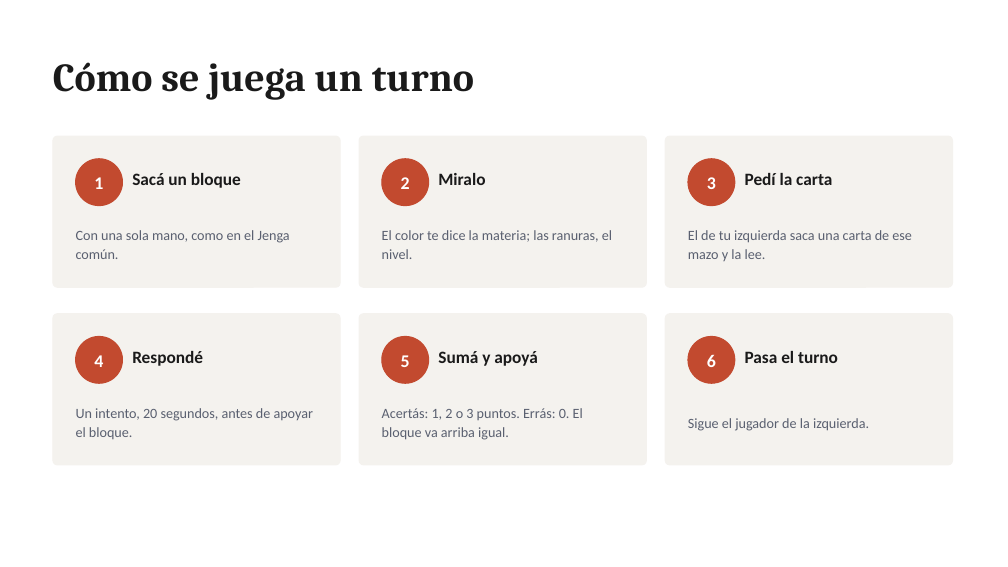
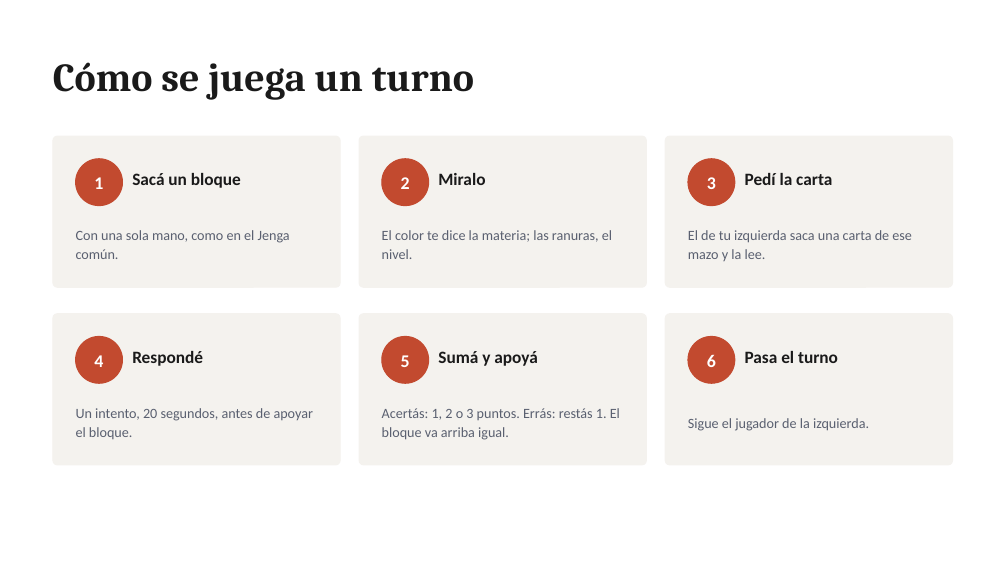
Before and after one commit to gonzabarde/Juego-Nieto, a slide deck: slide 6 of presentacion/Jenga_de_Cultura_General.pptx. Drawn at 1008x567 pixels with LibreOffice and Linux fonts; fonts in the diff are those of the drawing. Boxes give left, top, right and bottom in pixels: in the first picture for what was removed or moved away, otherwise in the second. Text is boxed around its words. In the diff, an @@ line names an element or a change of style, - is before the commit and + after.

Commit message:
Dos cambios de reglas: errar resta 1 punto y bono por las 5 materias
Simulando 2000 partidas aparecieron dos problemas de diseno:

1. Los bloques de nivel 1 se elegian el 2,1% de las veces. Como fallar no
   costaba nada, siempre convenia el bloque mas dificil que se pudiera
   alcanzar: el nivel 2 le gana al nivel 1 desde que sabes mas del 32% de
   la materia. La eleccion de dificultad no era una decision real.

2. Cada jugador acertaba cartas de 1,4 materias distintas de 5. Como el
   color se ve antes de sacar el bloque, conviene cazar siempre la misma
   materia y no tocar las otras.

Cambios:
- Si errás, restás 1 punto (nunca por debajo de cero).
- Bono de cultura general: +3 la primera vez que acertaste al menos una
  carta de cada una de las 5 materias. Se cobra una sola vez.

Con los dos, el reparto de niveles pasa de 2/31/67 a 18/44/38 y los
jugadores tocan el doble de materias.

Actualizados: reglas, hoja de puntaje (con casilleros para marcar el
bono), sistema de puntajes, presentacion y README. El SISTEMA_PUNTOS.pdf
estaba sin regenerar desde el principio y decia lo contrario; ahora
sigue el mismo estilo que el resto.

```diff
--- a/presentacion/Jenga_de_Cultura_General.pptx
+++ b/presentacion/Jenga_de_Cultura_General.pptx
@@ text at <box>382,408,620,440</box>: text changed @@
-Acertás: 1, 2 o 3 puntos. Errás: 0. El bloque va arriba igual.
+Acertás: 1, 2 o 3 puntos. Errás: restás 1. El bloque va arriba igual.
```
Also in this commit, not shown: 1 other slide changed, 6 other files.
